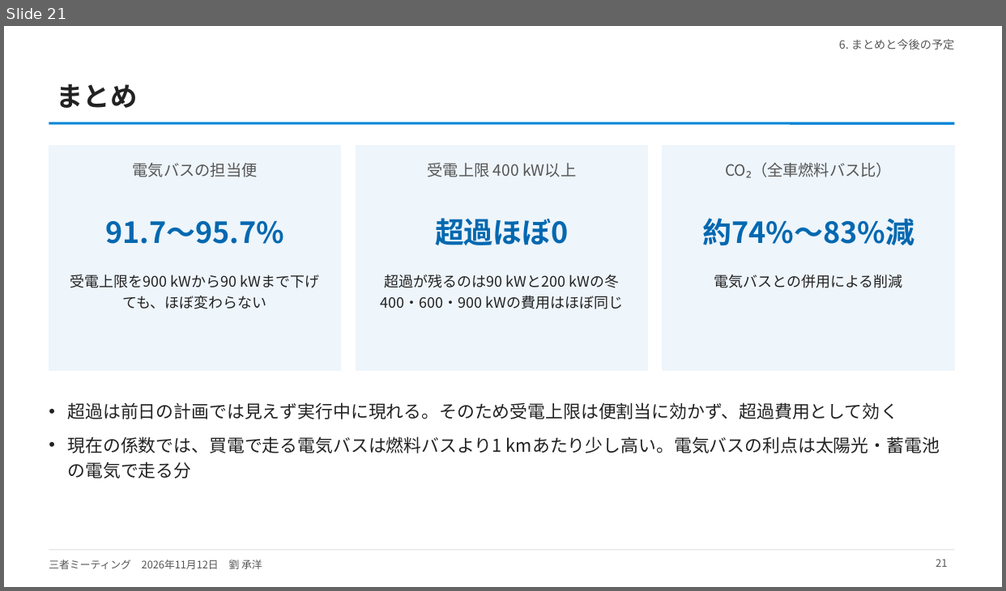
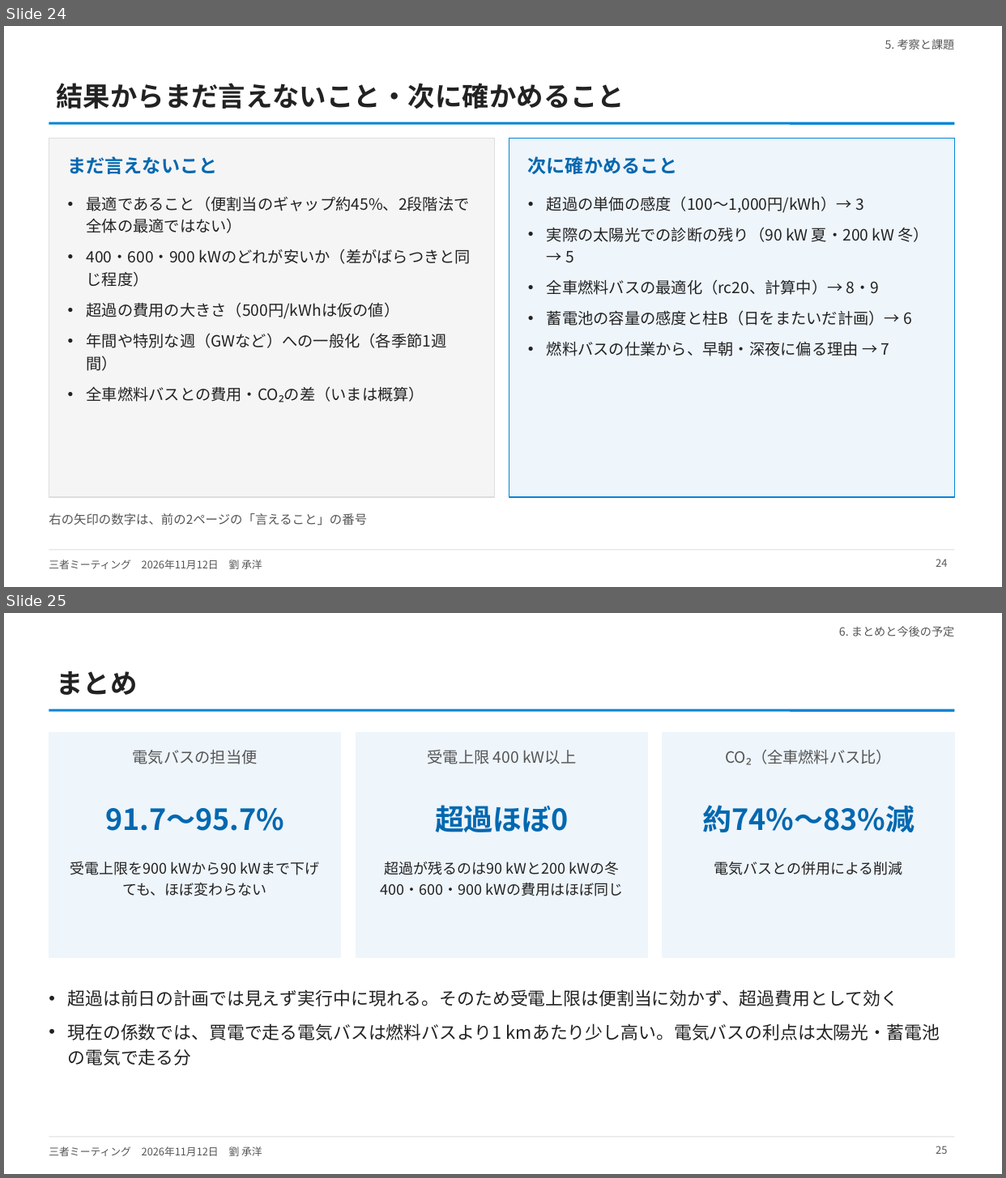
Before and after one commit to CYLIU2003/master-course, a slide deck: outcome/2026-11-12_three_party/three_party_20261112.pptx. Shown one above the other, each under a label of ours: slide 21 before the commit, slides 24 and 25 after it. The pictures are 1006x591 and 1006x1178 pixels, drawn with LibreOffice and Linux fonts; fonts in the diff are those of the drawing. Boxes give left, top, right and bottom in pixels: in the first picture for what was removed or moved away, otherwise in the second. Text is boxed around its words. In the diff, an @@ line names an element or a change of style, - is before the commit and + after.

```diff
--- a/outcome/2026-11-12_three_party/three_party_20261112.pptx
+++ b/outcome/2026-11-12_three_party/three_party_20261112.pptx
@@ slide 24 added at [4, 26, 1002, 587], background #FFFFFF; not listed: 3 template elements that a slide beside it also shows @@
@@ text added at [885, 39, 955, 49], 11 pt, text #555555 @@
+5. 考察と課題
@@ title added at [57, 83, 625, 109], 26 pt, text #222222, bold @@
+結果からまだ言えないこと・次に確かめること
@@ rectangle added at [49, 139, 494, 497], fill #F5F5F5, outline #DDDDDD 1 pt @@
@@ rectangle added at [509, 139, 955, 497], fill #EEF5FB, outline #0485D7 1 pt @@
@@ text added at [68, 156, 218, 174], 18 pt, text #0268B0, bold @@
+まだ言えないこと
@@ text added at [528, 156, 678, 174], 18 pt, text #0268B0, bold @@
+次に確かめること
@@ text added at [87, 196, 471, 403], 15 pt, text #222222 @@
+• 最適であること（便割当のギャップ約45%、2段階法で全体の最適ではない）
+• 400・600・900 kWのどれが安いか（差がばらつきと同じ程度）
+• 超過の費用の大きさ（500円/kWhは仮の値）
+• 年間や特別な週（GWなど）への一般化（各季節1週間）
+• 全車燃料バスとの費用・CO₂の差（いまは概算）
@@ text added at [547, 196, 929, 356], 15 pt, text #222222 @@
+• 超過の単価の感度（100〜1,000円/kWh）→ 3
+• 実際の太陽光での診断の残り（90 kW 夏・200 kW 冬）→ 5
+• 全車燃料バスの最適化（rc20、計算中）→ 8・9
+• 蓄電池の容量の感度と柱B（日をまたいだ計画）→ 6
+• 燃料バスの仕業から、早朝・深夜に偏る理由 → 7
@@ text added at [49, 514, 367, 526], 12 pt, text #555555 @@
+右の矢印の数字は、前の2ページの「言えること」の番号
@@ page number added at [936, 559, 947, 567], 10 pt, text #555555 @@
+24
@@ what was slide 21 is now slide 25 @@
@@ page number at [936, 1146, 947, 1154]: text changed @@
-21
+25
```
Also in this commit, not shown: 2 slides changed, 3 other slides added, 4 other files.
